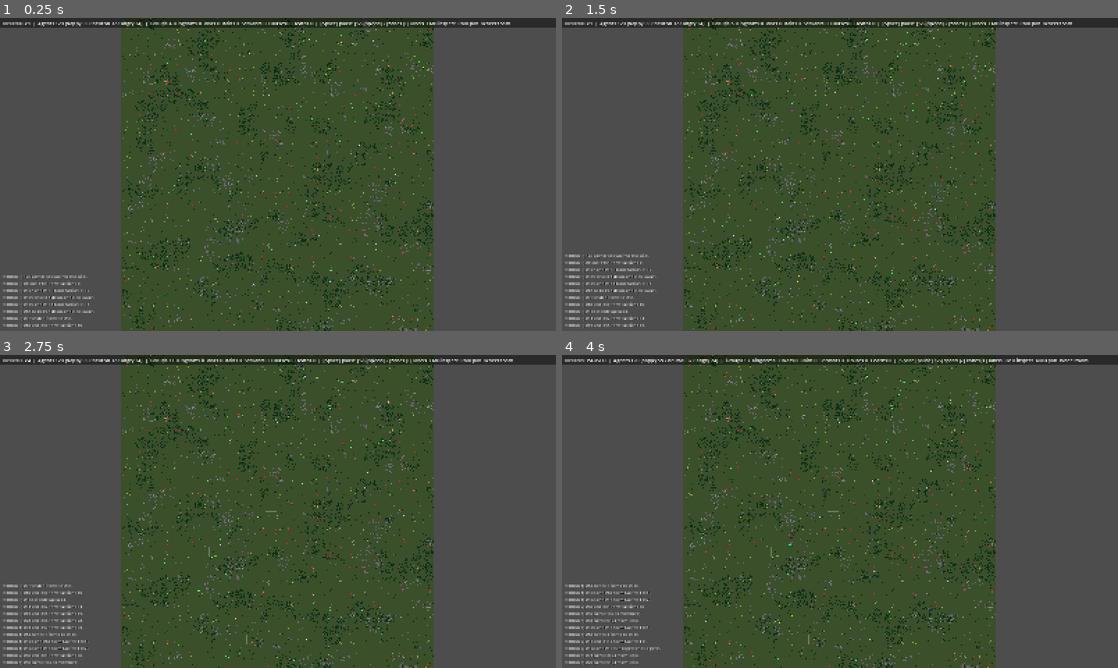
Above: before the commit, frames 1-4 (two rows, left to right).
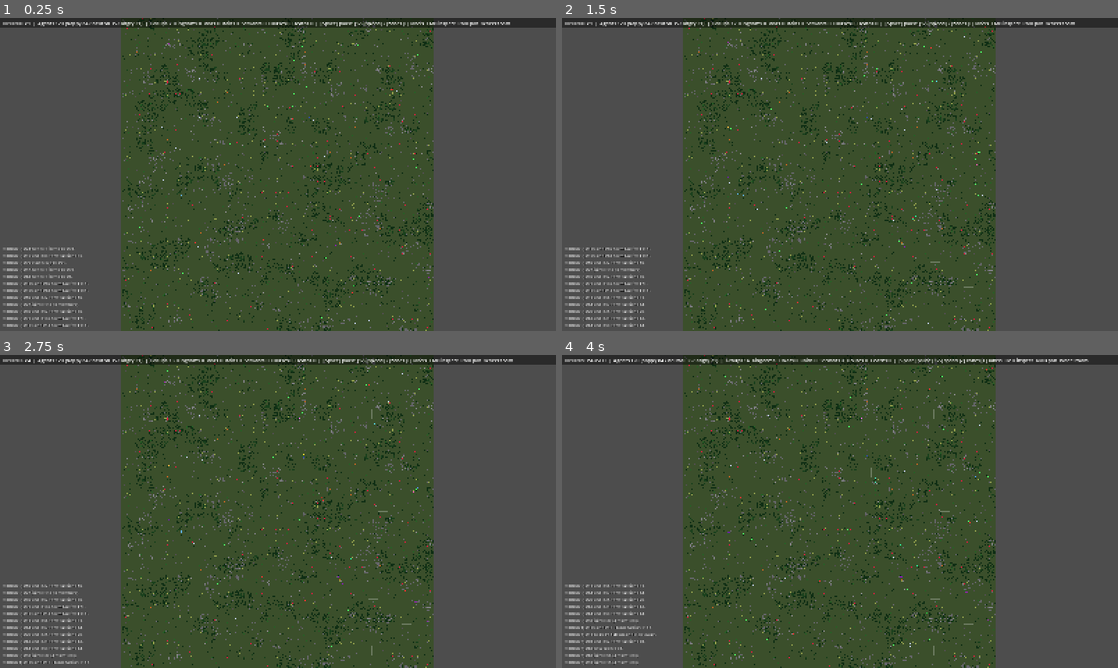
Above: after the commit, the same moments.

Repository: Blortlett/ColonySurvival
Game: Godot game, scene res://main.tscn
Same seed, same stepped clock (60 frames per second), same inputs: the game is played once before the commit and once after it.
Inputs (mouse positions are in pixels of both pictures, inside the frame that each line leads up to):
- Up to frame 1 (0.25 s): no input
- Up to frame 2 (1.5 s): tap Enter at 0.5 s; move the mouse to (962, 158) at 0.52 s; tap 1 at 0.6 s; click (962, 158) at 0.67 s; tap Space at 0.77, 1.25 s; move the mouse to (728, 190) at 1.27 s; tap 2 at 1.35 s; click (728, 190) at 1.42 s
- Up to frame 3 (2.75 s): tap Space at 1.52 s; tap Enter at 2 s; move the mouse to (333, 442) at 2.02 s; tap 3 at 2.1 s; click (333, 442) at 2.17 s
- Up to frame 4 (4 s): move the mouse to (812, 574) at 2.77 s; tap 4 at 2.85 s; click (812, 574) at 2.92 s; tap Space at 3.02, 3.5, 3.77 s; move the mouse to (1006, 558) at 3.52 s; tap 5 at 3.6 s; click (1006, 558) at 3.67 s

The runs differ from the first frame. In frame 1, 1.2% of the frame differs, in the area x 0-78%, y 1-99%; in frame 2, 1.4%, in the area x 0-93%, y 0-99%; in frame 3, 1.1%; in frame 4, 1.0%.

Commit message:
Phase 2: metal rock and the tier-2 pickaxe
Metal rock nodes (15 raw iron each) are scattered singly at 1/6 of rock
density and respawn anywhere outside cities, never in clusters. The tier-2
pickaxe (1 plank + 2 cut stone + 1 handle, 150 durability) is crafted at a
workshop; it is the only tool that mines metal and also works on rock.
Groups with a workshop give one member a tier-2 pickaxe, mine raw iron
towards a 20-unit stock and deposit it in the chest. Metal rock is drawn
with rust flecks; the bench line counts metal nodes, raw iron and picks.

Co-Authored-By: Claude Opus 5.5 <noreply@anthropic.com>

Diff:
--- a/Main.gd
+++ b/Main.gd
@@ -166,11 +166,38 @@
 	for c in World.roads:
 		if World.roads[c] >= 2:
 			paved += 1
+	var metal := _metal_line()
 	var push := "push invited %d joined %d left %d wars %d demolished %d | " % [PushOut.invited, PushOut.joined, PushOut.left, PushOut.wars, Cities.demolished]
-	return push + ("kingdoms %d (%d groups) plots % …(456 unchanged characters)…
+	return metal + push + ("kingdoms %d (%d groups) plots % …(456 unchanged characters)…
 		minute, ms, World.deaths, moods, Factions.real_count(), servants, houses,
 		World.fires.size(), World.walls.size(), reinforced, World.floors.size(), chests, stored, shops, working,
 		processed, raid_axes, tools, warmth / n, hunger / n, jobs]
+
+
+## v3 metal economy: nodes, items in circulation (agents, chests, loot bags), gear.
+func _metal_line() -> String:
+	var nodes := 0
+	for b in World.node_buckets[ResourceNode.Type.METAL].values():
+		for n in b:
+			if n.amount > 0:
+				nodes += 1
+	var items := {}
+	var tools := {}
+	var invs: Array = []
+	for a in World.agent_list:
+		invs.append(a.inv)
+	for fu in World.furniture.values():
+		if fu.store.total() > 0:
+			invs.append(fu.store)
+	for inv in invs:
+		for k in ["raw_iron"]:
+			items[k] = items.get(k, 0) + inv.count(k)
+		for t in inv.tools:
+			if t.type in ["pickaxe_t2"]:
+				tools[t.type] = tools.get(t.type, 0) + 1
+	for bag in World.loot.values():
+		items["raw_iron"] = items.get("raw_iron", 0) + bag.stacks.get("raw_iron", 0)
+	return "metal nodes %d raw_iron %d t2_picks %d | " % [nodes, items.get("raw_iron", 0), tools.get("pickaxe_t2", 0)]
 
 
 func _process(delta: float) -> void:
--- a/agent/Brain.gd
+++ b/agent/Brain.gd
@@ -337,6 +337,8 @@
 		return true
 	if a.free_space() <= 0:
 		return true
+	if j.item == "raw_iron" and not a.inv.has_tool("pickaxe_t2"):
+		return true # nobody mines metal without a tier-2 pickaxe (agreed)
 	if j.node == null or j.node.amount <= 0 or World.nodes.get(j.node.cell) != j.node:
 		var type := ResourceNode.type_for_item(j.item)
 		j.node = World.nearest_node(type, a.cell(), NODE_SEARCH, func(n): return not _blacklisted(a, n.cell))
@@ -427,7 +429,7 @@
 				j.transfer = {k: -(want - have)}
 				return true
 		if not Items.PROCESS.has(k):
-			if ResourceNode.type_for_item(k) < 0:
+			if ResourceNode.type_for_item(k) < 0 or (k == "raw_iron" and not a.inv.has_tool("pickaxe_t2")):
 				return false
 			j.item = k
 			j.amount = want
@@ -516,7 +518,7 @@
 	elif mv == Move.ARRIVED:
 		a.inv.pay(cost)
 		a.inv.add_tool(j.then_craft)
-		EventBus.log_event("%s crafts a %s." % [a.short(), j.then_craft.replace("_", " ")])
+		EventBus.log_event("%s crafts a %s." % [a.short(), Items.label(j.then_craft)])
 		_done(a)
 
 
@@ -545,7 +547,10 @@
 			tool = "axe"
 		ResourceNode.Type.ROCK:
 			secs = Cfg.GATHER_STONE
-			tool = "pickaxe"
+			tool = "pickaxe" if a.inv.has_tool("pickaxe") or not a.inv.has_tool("pickaxe_t2") else "pickaxe_t2"
+		ResourceNode.Type.METAL:
+			secs = Cfg.GATHER_METAL
+			tool = "pickaxe_t2" # the only tool that mines metal (agreed)
 		ResourceNode.Type.HEMP:
 			secs = Cfg.GATHER_HEMP
 		_:
@@ -703,7 +708,7 @@
 			if j.timer >= g[0]:
 				j.timer = 0.0
 				n.amount -= 1
-				if a.free_space() > 0:
+				if a.free_space() > 0 and (n.type != ResourceNode.Type.METAL or a.inv.has_tool("pickaxe_t2")):
 					a.inv.add(n.item(), 1)
 				a.add_xp("str", Cfg.XP_GATHER)
 				if g[1] != "" and a.inv.has_tool(g[1]) and a.inv.wear(g[1]):
--- a/agent/GoalLadder.gd
+++ b/agent/GoalLadder.gd
@@ -8,7 +8,7 @@
 	# 2-3. Tools (a spare from the home chest first).
 	var ch := Stock.home_chest(a)
 	for t in ["axe", "pickaxe"]:
-		if not a.inv.has_tool(t):
+		if not a.inv.has_tool(t) and not (t == "pickaxe" and a.inv.has_tool("pickaxe_t2")):
 			if ch and ch.store.has_tool(t) and a.free_space() > 0:
 				return Brain.chest_job(ch, {"tool:" + t: -1})
 			return craft_or_gather(a, t)
@@ -46,6 +46,10 @@
 			var cj := Job.new(Job.Kind.CRAFT, Job.PRIO_LADDER)
 			cj.then_craft = "raiding_axe"
 			return cj
+	# v3: a group with a workshop gets a tier-2 pickaxe and mines raw iron (Phase 2).
+	var mj := _metal_job(a, ch)
+	if mj:
+		return mj
 	# 6. Stockpile fuel.
 	if a.inv.count("wood") < 10:
 		return Brain._gather_job("wood", 10)
@@ -71,6 +75,58 @@
 	if need.has("weapon"):
 		return craft_or_gather(a, "spear")
 	return null
+
+
+## Tier-2 pickaxe for MINERS_PER_GROUP members, then mine raw iron towards the group's goal.
+static func _metal_job(a: Agent, ch: Furniture) -> Job:
+	if a.faction.solo or a.is_servant():
+		return null
+	var f := a.faction
+	if not a.inv.has_tool("pickaxe_t2"):
+		if group_tools(f, "pickaxe_t2") >= Cfg.MINERS_PER_GROUP:
+			return null
+		if ch and ch.store.has_tool("pickaxe_t2") and a.free_space() > 0:
+			return Brain.chest_job(ch, {"tool:pickaxe_t2": -1})
+		if Factions.nearest_machine(a, Furniture.Kind.SAWMILL) == null:
+			return null
+		var cj := Job.new(Job.Kind.CRAFT, Job.PRIO_LADDER)
+		cj.then_craft = "pickaxe_t2"
+		return cj
+	if group_stock(f, "raw_iron") >= Cfg.IRON_STOCK_GOAL or a.free_space() < 4:
+		return null
+	return Brain._gather_job("raw_iron", a.inv.count("raw_iron") + min(10, a.free_space()))
+
+
+## Tools of a type held by members or stored in the group's chests.
+static func group_tools(f: Faction, t: String) -> int:
+	var n := 0
+	for mid in f.members:
+		var m: Agent = World.agents.get(mid)
+		if m:
+			for tool in m.inv.tools:
+				if tool.type == t:
+					n += 1
+	for h in f.houses:
+		var ch := h.live_chest()
+		if ch:
+			for tool in ch.store.tools:
+				if tool.type == t:
+					n += 1
+	return n
+
+
+## Units of an item held by members or stored in the group's chests.
+static func group_stock(f: Faction, item: String) -> int:
+	var n := 0
+	for mid in f.members:
+		var m: Agent = World.agents.get(mid)
+		if m:
+			n += m.inv.count(item)
+	for h in f.houses:
+		var ch := h.live_chest()
+		if ch:
+			n += ch.store.count(item)
+	return n
 
 
 static func raid_axes(f: Faction) -> int:
--- a/combat/Items.gd
+++ b/combat/Items.gd
@@ -1,7 +1,7 @@
 class_name Items
 ## Item, recipe and weapon definitions.
 
-const STACKABLES := ["wood", "stone", "hemp", "berry", "arrow", "plank", "handle", "cut_stone"]
+const STACKABLES := ["wood", "stone", "hemp", "berry", "arrow", "plank", "handle", "cut_stone", "raw_iron"]
 
 # Recipes for crafted tools/weapons/ammo (agreed costs).
 const RECIPES := {
@@ -12,8 +12,9 @@
 	"bow": {"wood": 4, "hemp": 3},
 	"arrow": {"wood": 1, "stone": 1}, # yields ARROWS_PER_CRAFT
 	"raiding_axe": {"plank": 2, "cut_stone": 2, "handle": 1}, # (agreed)
+	"pickaxe_t2": {"plank": 1, "cut_stone": 2, "handle": 1}, # tier-2 pickaxe (v3, start)
 }
-const WORKSHOP_RECIPES := ["raiding_axe"] # must be crafted at a workshop (agreed)
+const WORKSHOP_RECIPES := ["raiding_axe", "pickaxe_t2"] # must be crafted at a workshop (agreed)
 const ARROWS_PER_CRAFT := 5
 
 # Build costs (agreed).
@@ -42,7 +43,7 @@
 const FURNITURE_HP := 60.0
 const CHEST_SLOTS := [30, 60] # basic, reinforced (agreed)
 
-const DURABILITY := {"axe": 100, "pickaxe": 100, "spear": 60, "club": 60, "bow": 80, "raiding_axe": 60}
+const DURABILITY := {"axe": 100, "pickaxe": 100, "spear": 60, "club": 60, "bow": 80, "raiding_axe": 60, "pickaxe_t2": 150}
 
 # Workshop processing: machine, input per batch, output per batch, seconds per batch.
 const PROCESS := {
@@ -67,3 +68,7 @@
 
 static func is_tool(item: String) -> bool:
 	return DURABILITY.has(item)
+
+
+static func label(item: String) -> String:
+	return "tier-2 pickaxe" if item == "pickaxe_t2" else item.replace("_", " ")
--- a/core/Cfg.gd
+++ b/core/Cfg.gd
@@ -13,11 +13,14 @@
 const DENSITY_ROCK := 0.03
 const DENSITY_HEMP := 0.015
 const DENSITY_BUSH := 0.01
+const DENSITY_METAL := 0.005 # about 1/6 of rock density (v3, start)
+const METAL_MIN_GAP := 6 # metal rock is dispersed, never clustered (agreed)
 
 const TREE_CAPACITY := 20
 const ROCK_CAPACITY := 20
 const HEMP_CAPACITY := 3
 const BUSH_BERRIES := 5
+const METAL_CAPACITY := 15 # raw iron per node (v3, start)
 const BUSH_REGROW_SECS := 60.0
 const NODE_RESPAWN_MIN := 180.0
 const NODE_RESPAWN_MAX := 360.0
@@ -27,6 +30,7 @@
 const GATHER_STONE := 5.0
 const GATHER_HEMP := 3.0 # same with any tool (agreed)
 const GATHER_BERRY := 1.0
+const GATHER_METAL := 8.0 # raw iron, with the tier-2 pickaxe only (v3, start)
 const TOOL_GATHER_MULT := 2.0
 
 # --- Stats ---
@@ -73,6 +77,8 @@
 const WORKSHOP_SIZE := Vector2i(5, 4) # fixed interior: fire + sawmill + stone cutter (agreed, starting value)
 const WORKSHOP_RANGE := 90.0 # how far agents walk to a workshop to process or craft
 const RAID_AXES_PER_GANG := 3 # gangs craft up to this many raiding axes (or one per member)
+const MINERS_PER_GROUP := 1 # members with a tier-2 pickaxe a group aims for (v3, start)
+const IRON_STOCK_GOAL := 20 # raw iron a group keeps mining towards (v3, start)
 
 # --- Relations and kingdoms (Phase D) ---
 const REL_TRADE := 5.0 # (agreed)
@@ -113,7 +119,7 @@
 const STOCK_BERRIES_PER_MEMBER := 5 # (agreed)
 const HOME_RANGE := 40.0 # how far from home an agent still uses the chest
 const KEEP_BERRIES := 4 # berries an agent keeps on itself; the rest is surplus
-const KEEP_STACKS := {"wood": 15, "stone": 10, "hemp": 5, "arrow": 15}
+const KEEP_STACKS := {"wood": 15, "stone": 10, "hemp": 5, "arrow": 15, "raw_iron": 0}
 
 # --- Social ---
 const SOCIAL_RANGE := 5.0
--- a/entities/ResourceNode.gd
+++ b/entities/ResourceNode.gd
@@ -1,8 +1,8 @@
 class_name ResourceNode
 extends RefCounted
-## A tree, rock, hemp plant or berry bush occupying one cell.
+## A tree, rock, hemp plant, berry bush or metal rock occupying one cell.
 
-enum Type { TREE, ROCK, HEMP, BUSH }
+enum Type { TREE, ROCK, HEMP, BUSH, METAL }
 
 var type: Type
 var cell: Vector2i
@@ -18,6 +18,7 @@
 		Type.ROCK: amount = Cfg.ROCK_CAPACITY
 		Type.HEMP: amount = Cfg.HEMP_CAPACITY
 		Type.BUSH: amount = Cfg.BUSH_BERRIES
+		Type.METAL: amount = Cfg.METAL_CAPACITY
 
 
 func item() -> String:
@@ -25,6 +26,7 @@
 		Type.TREE: return "wood"
 		Type.ROCK: return "stone"
 		Type.HEMP: return "hemp"
+		Type.METAL: return "raw_iron"
 	return "berry"
 
 
@@ -34,4 +36,5 @@
 		"stone": return Type.ROCK
 		"hemp": return Type.HEMP
 		"berry": return Type.BUSH
+		"raw_iron": return Type.METAL
 	return -1
--- a/faction/Stock.gd
+++ b/faction/Stock.gd
@@ -86,6 +86,8 @@
 		var want := 0
 		if k == "berry":
 			want = need.get("berry", 0)
+		elif k == "raw_iron":
+			want = sur[k] # metal always goes into storage (v3)
 		elif k.begins_with("tool:"):
 			var t: String = k.substr(5)
 			if need.has(k) or (need.has("weapon") and t in WEAPONS):
--- a/render/StaticLayer.gd
+++ b/render/StaticLayer.gd
@@ -8,6 +8,8 @@
 const ROCK := Color(0.40, 0.40, 0.42)
 const ROCK_HI := Color(0.50, 0.50, 0.52)
 const HEMP := Color(0.58, 0.63, 0.30)
+const METAL_ROCK := Color(0.33, 0.31, 0.32)
+const RUST := Color(0.78, 0.40, 0.14)
 
 
 func _process(_dt: float) -> void:
@@ -30,3 +32,9 @@
 				draw_rect(Rect2(p + Vector2(2, 2), Vector2(s * 0.45, s * 0.35)), ROCK_HI)
 			ResourceNode.Type.HEMP:
 				draw_circle(p + Vector2(s, s) * 0.5, s * 0.25, HEMP)
+			ResourceNode.Type.METAL:
+				# A rock with rust-orange flecks.
+				draw_rect(Rect2(p + Vector2(1, 1), Vector2(s - 2, s - 2)), METAL_ROCK)
+				draw_rect(Rect2(p + Vector2(2, 2), Vector2(s * 0.45, s * 0.35)), ROCK)
+				for f in [Vector2(0.25, 0.65), Vector2(0.6, 0.3), Vector2(0.7, 0.7), Vector2(0.45, 0.5)]:
+					draw_rect(Rect2(p + f * s, Vector2(s * 0.16, s * 0.16)), RUST)
--- a/world/World.gd
+++ b/world/World.gd
@@ -9,7 +9,7 @@
 var spatial := SpatialHash.new()
 
 var nodes := {} # Vector2i -> ResourceNode
-var node_buckets: Array = [{}, {}, {}, {}] # per ResourceNode.Type: bucket -> Array
+var node_buckets: Array = [{}, {}, {}, {}, {}] # per ResourceNode.Type: bucket -> Array
 var bushes: Array[ResourceNode] = []
 var walls := {} # Vector2i -> Wall (walls and doors)
 var floors := {} # Vector2i -> Floor
@@ -422,10 +422,10 @@
 
 
 func _respawn_node(type: int) -> void:
-	# Prefer regrowing near an existing node of the same type to keep clusters.
+	# Prefer regrowing near an existing node of the same type to keep clusters (metal stays dispersed).
 	var anchor := NO_CELL
 	var keys: Array = node_buckets[type].keys()
-	if keys.size() > 0:
+	if keys.size() > 0 and type != ResourceNode.Type.METAL:
 		var arr: Array = node_buckets[type][keys[rng.randi() % keys.size()]]
 		if arr.size() > 0:
 			anchor = arr[rng.randi() % arr.size()].cell
--- a/world/WorldGen.gd
+++ b/world/WorldGen.gd
@@ -26,3 +26,23 @@
 				World.add_node(ResourceNode.Type.HEMP, c)
 			elif roll < p_tree + p_rock + Cfg.DENSITY_HEMP + Cfg.DENSITY_BUSH:
 				World.add_node(ResourceNode.Type.BUSH, c)
+	_scatter_metal(rng)
+
+
+## Metal rock (v3, agreed: dispersed and rare): single nodes spread over the map, never in
+## clusters, at about 1/6 of the rock density.
+static func _scatter_metal(rng: RandomNumberGenerator) -> void:
+	var mr := RandomNumberGenerator.new()
+	mr.seed = rng.randi()
+	var want := int(Cfg.MAP_W * Cfg.MAP_H * Cfg.DENSITY_METAL)
+	var placed: Array[Vector2i] = []
+	for i in want * 20:
+		if placed.size() >= want:
+			break
+		var c := Vector2i(mr.randi_range(1, Cfg.MAP_W - 2), mr.randi_range(1, Cfg.MAP_H - 2))
+		if not World.is_walkable(c):
+			continue
+		if placed.any(func(p): return World.cheb(p, c) < Cfg.METAL_MIN_GAP):
+			continue
+		World.add_node(ResourceNode.Type.METAL, c)
+		placed.append(c)
